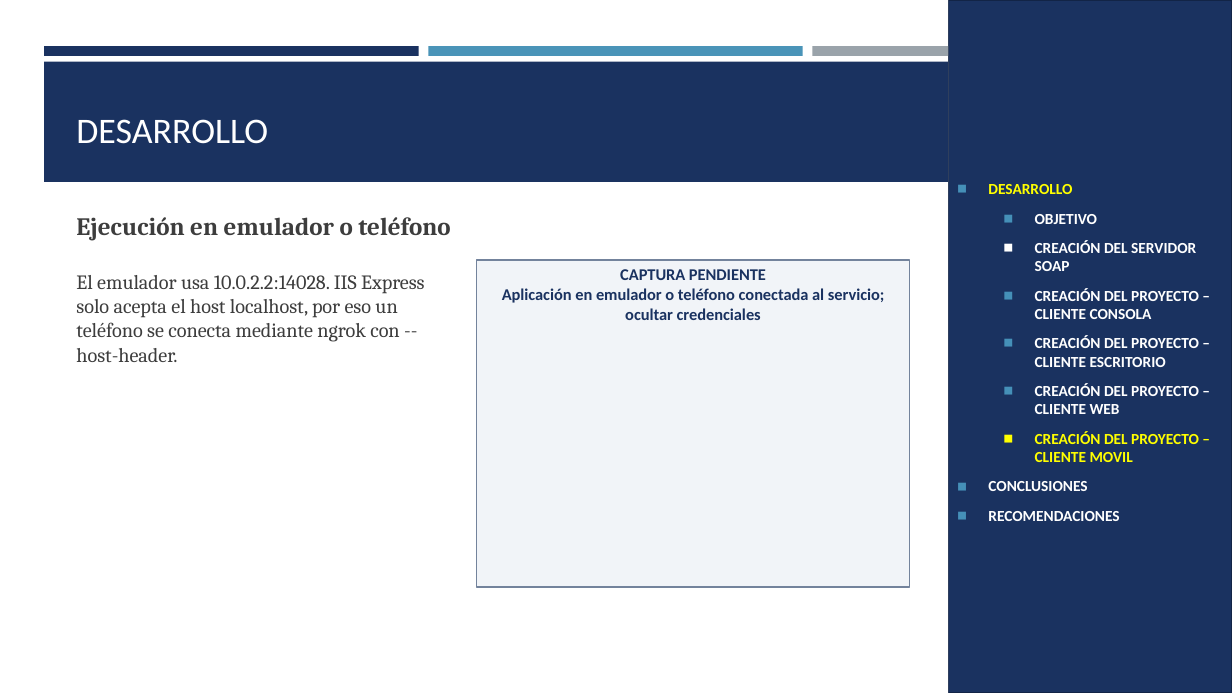
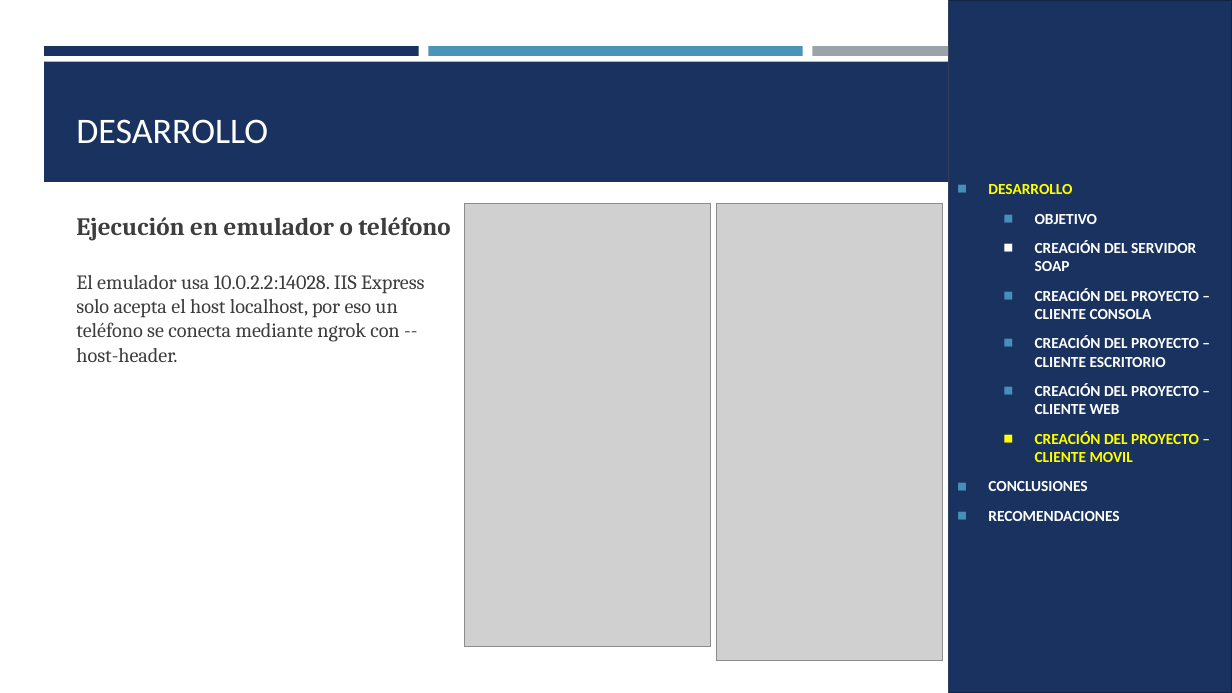
Before and after one commit to luis-sagx/arquitectura, a slide deck: slide 28 of TI.1.2 PAO202651_SOAP_DOTNET_SINBDD_NRC36883_GR09/05. DOCUMENTACION/PRESENTACION_TECNICA_GR09.pptx. Drawn at 1232x693 pixels with LibreOffice and Linux fonts; fonts in the diff are those of the drawing; grey boxes stand for pictures. Boxes give left, top, right and bottom in pixels: in the first picture for what was removed or moved away, otherwise in the second. Text is boxed around its words. In the diff, an @@ line names an element or a change of style, - is before the commit and + after.

Commit message:
Completa capturas de las presentaciones y corrige la ejecución de los clientes
- TI.1.1: clase principal del cliente de escritorio y URL local del cliente móvil
- TI.1.2: el cliente MAUI usa localhost:14028 con adb reverse
- TI.1.3: corrige la URL de las pruebas de integración y agrega nbactions.xml al cliente de consola
- TI.1.4: elimina el proyecto duplicado .Verification y agrega VerificarHttp.ps1 a las pruebas del servidor
- Presentaciones: capturas reales y recuadros pendientes para los diagramas

```diff
--- a/TI.1.2 PAO202651_SOAP_DOTNET_SINBDD_NRC36883_GR09/05. DOCUMENTACION/PRESENTACION_TECNICA_GR09.pptx
+++ b/TI.1.2 PAO202651_SOAP_DOTNET_SINBDD_NRC36883_GR09/05. DOCUMENTACION/PRESENTACION_TECNICA_GR09.pptx
@@ picture added at (465,203,711,647) @@
@@ picture added at (716,203,943,661) @@
@@ rectangle removed at (477,260,910,587) @@
-CAPTURA PENDIENTE
-Aplicación en emulador o teléfono conectada al servicio; ocultar credenciales
```
Also in this commit, not shown: 25 other slides changed, 16 other files.
